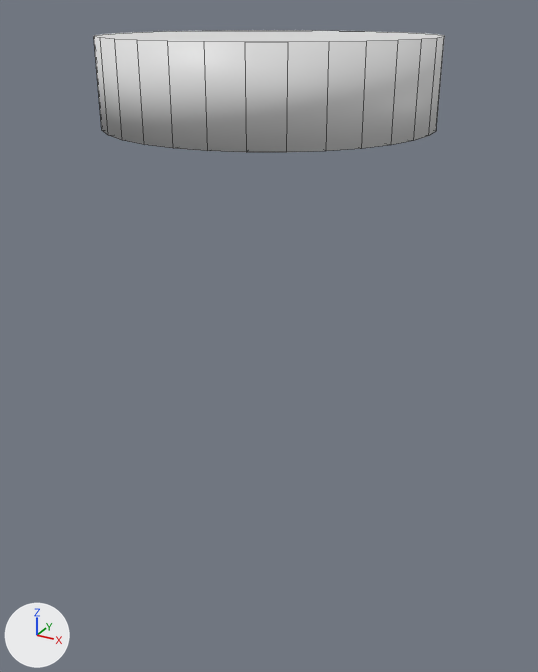
What one commit did to the Blender file 3d_models/bulb/bulb.blend.
Camera for both pictures: a 50 mm camera at (0.1353, -0.2461, 2.274) aimed at (-0.0022, 0.0038, 2.149). The axes (+X, +Y, +Z) are drawn at lower left. The lights are the same throughout. Mesh edges are drawn as thin lines.
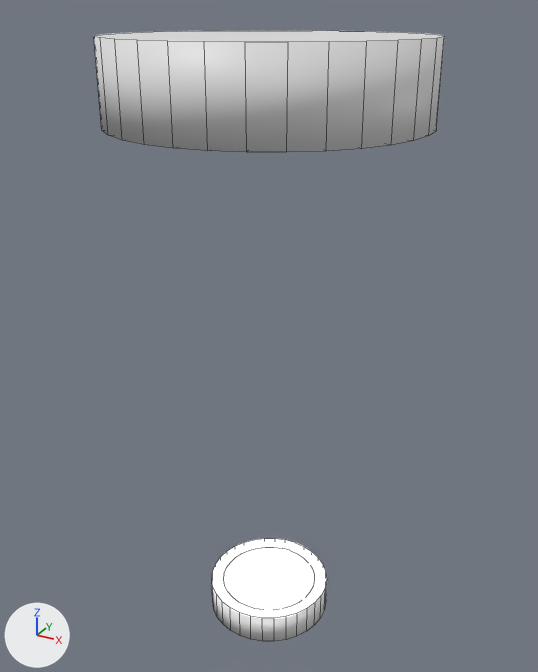
Where the change shows, as pixel boxes [x1, y1, x2, y2] in the pictures (538 x 672 px):
'Cylinder.001', added
    after: [212, 539, 327, 642]

Patch to the scene script:
```diff
--- a/3d_models/bulb/bulb.blend.py
+++ b/3d_models/bulb/bulb.blend.py
@@ ob_cylinder_001 @@
+ob_cylinder_001 = bpy.data.objects.new('Cylinder.001', me_cylinder)
+ob_cylinder_001.location = (0.0, 0.0, 2.026)
+ob_cylinder_001.scale = (0.456, 0.456, 0.456)
```
